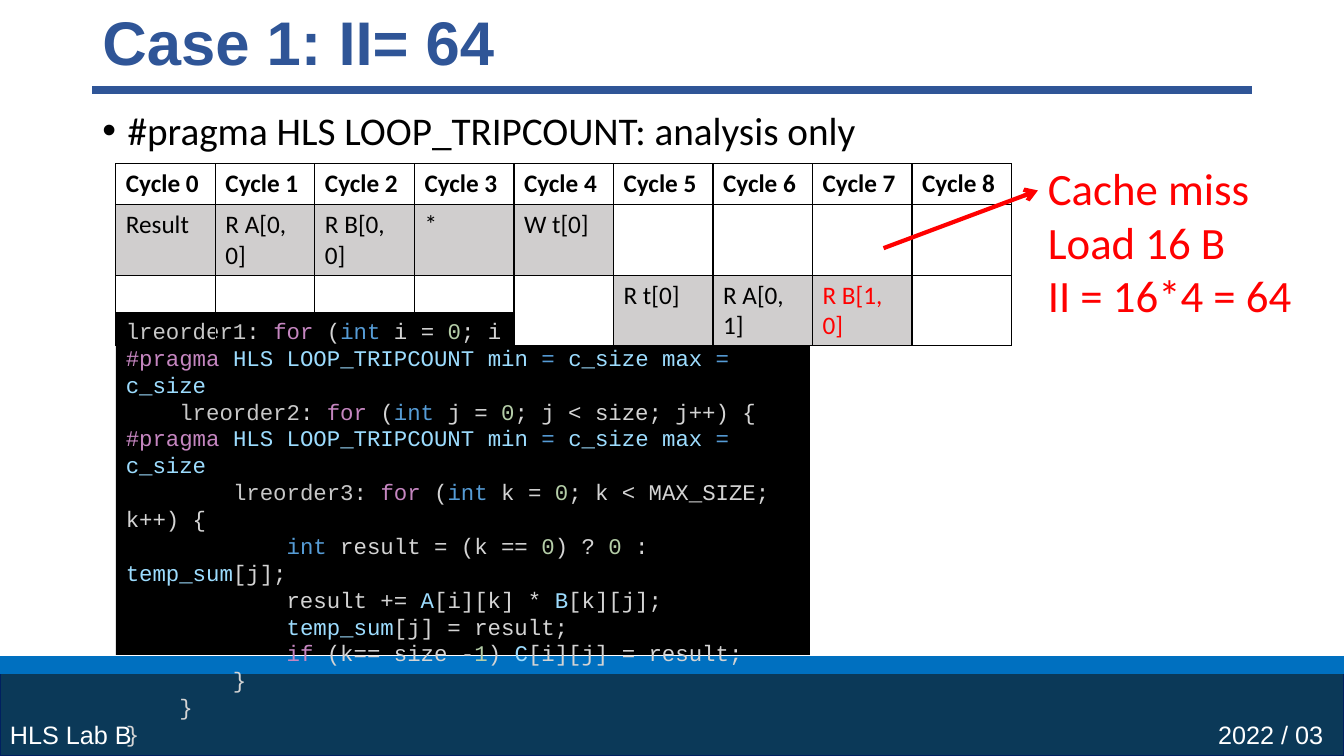
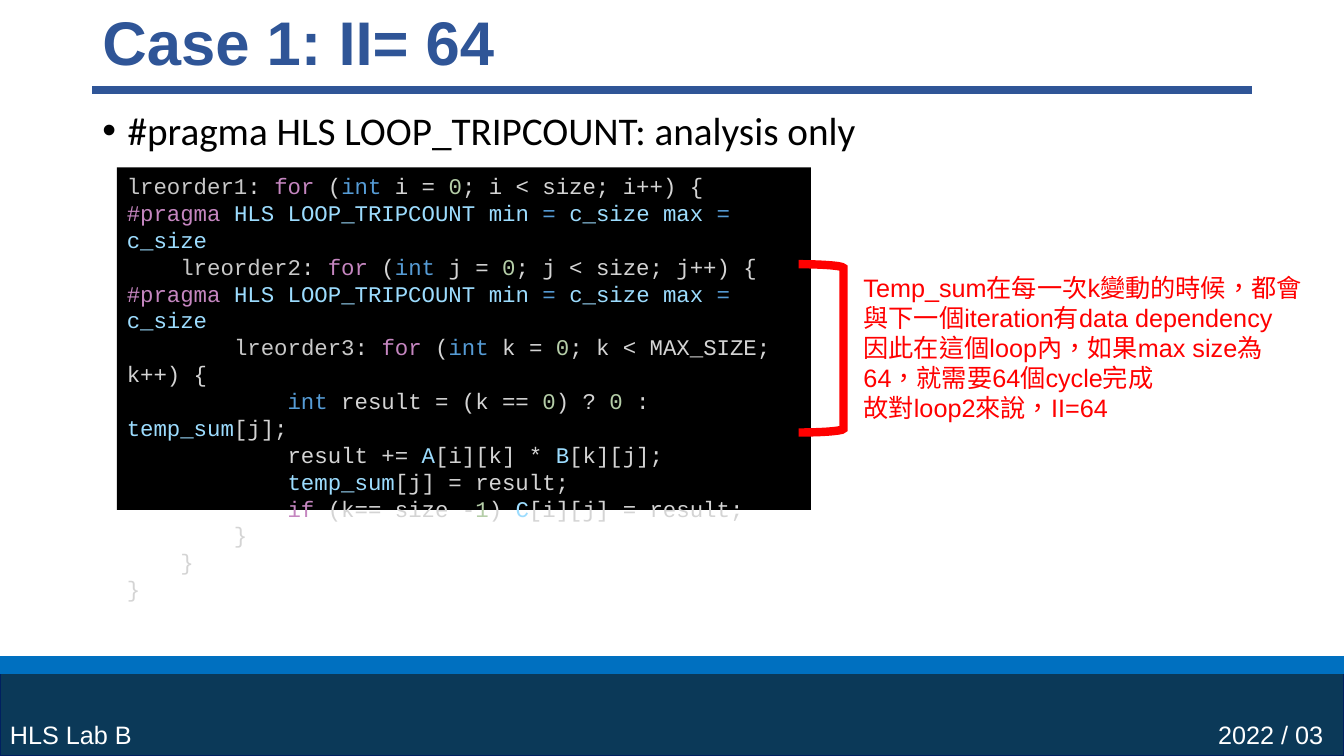
Before and after one commit to rhsuanwang/HLS_Lab_B_Loop_Reorder, a slide deck: slide 8 of ppt/110061575_presentation.pptx. Drawn at 1344x756 pixels with LibreOffice and Linux fonts; fonts in the diff are those of the drawing. Boxes give left, top, right and bottom in pixels: in the first picture for what was removed or moved away, otherwise in the second. Text is boxed around its words. In the diff, an @@ line names an element or a change of style, - is before the commit and + after.

```diff
--- a/ppt/110061575_presentation.pptx
+++ b/ppt/110061575_presentation.pptx
@@ table removed at (116,163,1014,347), 3 rows, 9 columns @@
-Cycle 0 | Cycle 1 | Cycle 2 | Cycle 3 | Cycle 4 | Cycle 5 | Cycle 6 | Cycle 7 | Cycle 8
-Result | R A[0, 0] | R B[0, 0] | * | W t[0] |  |  |  | 
- |  |  |  |  | R t[0] | R A[0, 1] | R B[1, 0] | 
@@ rectangle "lreorder1: for (int i = ...": place and size @@
-rectangle "lreorder1: for (int i = ..." at (116,313,811,655)
+rectangle "lreorder1: for (int i = ..." at (117,167,812,510)
@@ text removed at (1048,174,1249,260) @@
-Cache miss
-Load 16 B
@@ arrow removed from (884, 248) to (1038, 191) @@
@@ right bracket added at (799,264,844,433), outline #FF0000 6 pt @@
@@ text added at (863,276,1301,423), 18 pt, text #FF0000 @@
+Temp_sum在每一次k變動的時候，都會與下一個iteration有data dependency
+因此在這個loop內，如果max size為64，就需要64個cycle完成
+故對loop2來說，II=64
@@ text removed at (1048,280,1291,313) @@
-II = 16*4 = 64
```
Also in this commit, not shown: 1 other slide changed.
